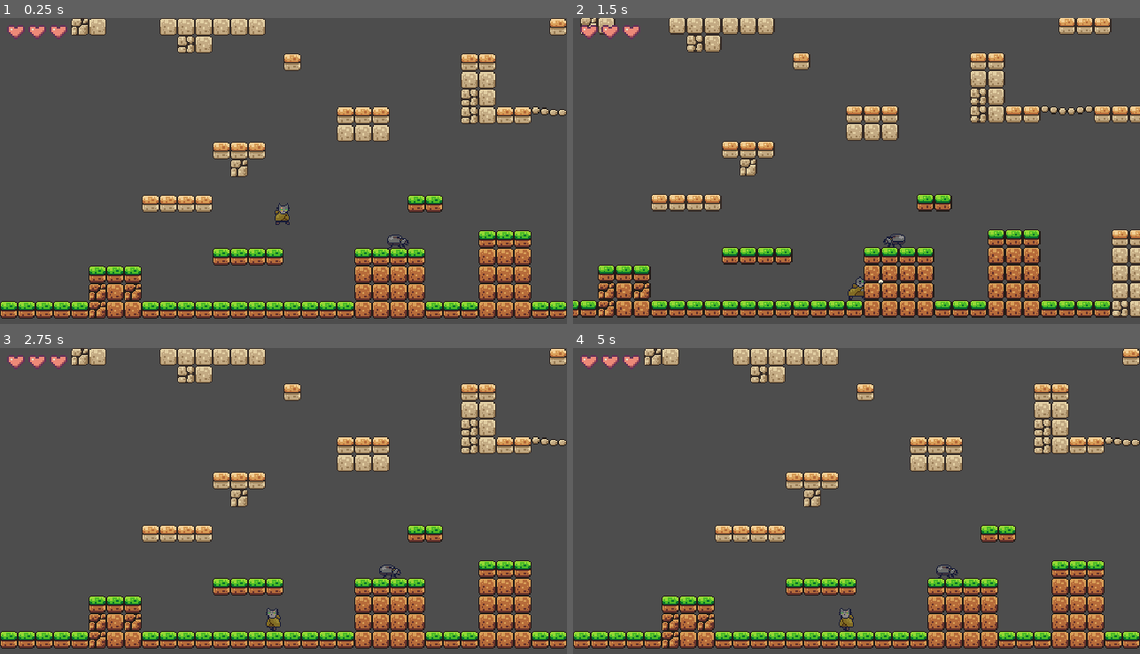
Above: before the commit, frames 1-4 (two rows, left to right).
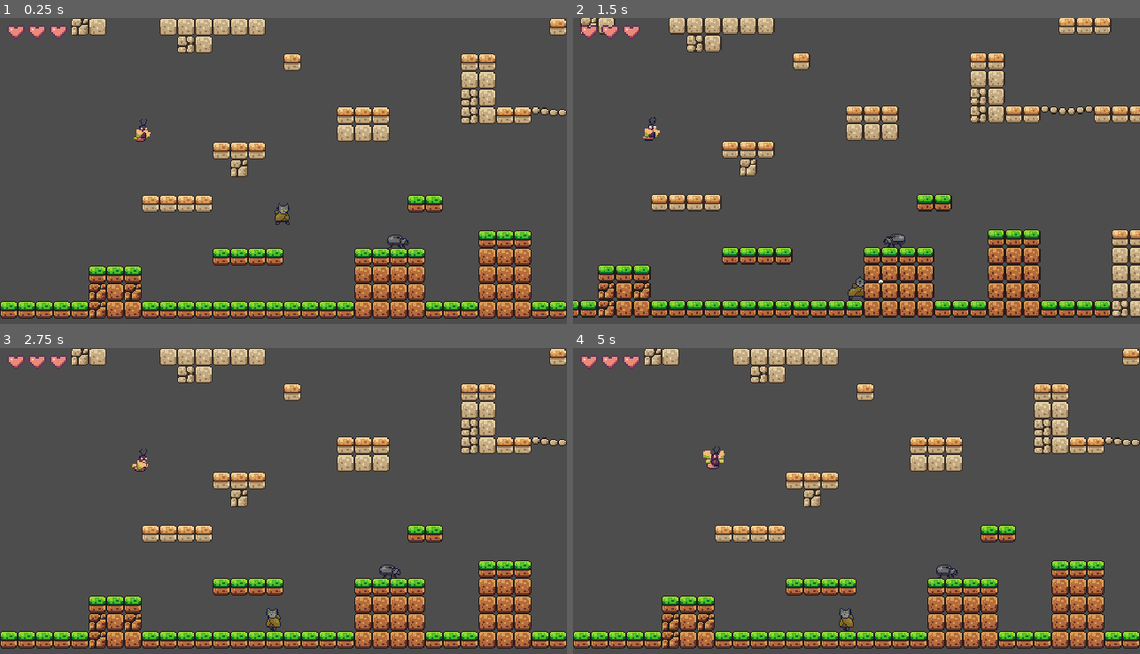
Above: after the commit, the same moments.

Repository: Peter-Bel/game-project-cat
Game: Godot game, scene res://Scenes/ScenesDefault/scene_right.tscn
Same seed, same stepped clock (60 frames per second), same inputs: the game is played once before the commit and once after it.
Inputs:
- Up to frame 1 (0.25 s): no input
- Up to frame 2 (1.5 s): hold D (right) from 0.53 s (still down); tap J (attack) at 0.6, 1.35 s; tap Space (jump) at 0.77 s
- Up to frame 3 (2.75 s): tap Space (jump) at 1.52 s; release D (right) at 2.03 s; hold A (left) from 2.03 s (still down); tap J (attack) at 2.1 s
- Up to frame 4 (5 s): release A (left) at 2.78 s; hold D (right) 2.78-4.28 s; tap J (attack) at 2.85, 3.6, 4.35 s; tap Space (jump) at 3.02, 3.77, 4.52 s; hold A (left) from 4.28 s (still down)

The runs differ from the first frame. In frame 1, 0.1% of the frame differs, in the area x 23-27%, y 32-41%; in frame 2, 0.1%; in frame 3, less than 0.1%; in frame 4, 0.2%, in the area x 22-27%, y 32-40%.

Commit message:
Flying Enemy In Progress

Diff:
--- a/catastrophe(draft)/Scenes/ScenesDefault/default.tscn
+++ b/catastrophe(draft)/Scenes/ScenesDefault/default.tscn
@@ -7,7 +7,6 @@
 [ext_resource type="PackedScene" uid="uid://co111w4esd0op" path="res://Nodes/scene_collision.tscn" id="5_e6r0x"]
 [ext_resource type="PackedScene" uid="uid://caersxadafrrv" path="res://Assets/PlayerAssets/heart_container.tscn" id="6_bfx3a"]
 [ext_resource type="PackedScene" uid="uid://db3ey5xotuejn" path="res://Nodes/Enemies/enemy_1.tscn" id="7_flwdu"]
-[ext_resource type="PackedScene" uid="uid://bfvigi3qdefpo" path="res://Nodes/Enemies/flying_enemy.tscn" id="8_n1gpp"]
 
 [sub_resource type="TileSetAtlasSource" id="TileSetAtlasSource_xe0gy"]
 texture = ExtResource("3_hj5t5")
@@ -221,9 +220,6 @@
 [node name="Enemy1" parent="." instance=ExtResource("7_flwdu")]
 position = Vector2(-142, -11)
 
-[node name="FlyingEnemy" parent="Enemy1" instance=ExtResource("8_n1gpp")]
-position = Vector2(253, 3)
-
 [editable path="Player/Camera"]
 [editable path="Doors/Door_L"]
 [editable path="Doors/Door_R"]
--- a/catastrophe(draft)/Scenes/ScenesDefault/scene_right.tscn
+++ b/catastrophe(draft)/Scenes/ScenesDefault/scene_right.tscn
@@ -6,6 +6,7 @@
 [ext_resource type="Texture2D" uid="uid://ccpih8645yd7u" path="res://Assets/WorldAssets/world_tileset.png" id="3_icrpp"]
 [ext_resource type="PackedScene" uid="uid://co111w4esd0op" path="res://Nodes/scene_collision.tscn" id="4_581nq"]
 [ext_resource type="PackedScene" uid="uid://db3ey5xotuejn" path="res://Nodes/Enemies/enemy_1.tscn" id="6_icrpp"]
+[ext_resource type="PackedScene" uid="uid://bfvigi3qdefpo" path="res://Nodes/Enemies/flying_enemy.tscn" id="7_78fb5"]
 [ext_resource type="PackedScene" uid="uid://caersxadafrrv" path="res://Assets/PlayerAssets/heart_container.tscn" id="7_581nq"]
 
 [sub_resource type="TileSetAtlasSource" id="TileSetAtlasSource_yw86p"]
@@ -213,6 +214,9 @@
 [node name="Enemy1" parent="Enemies" instance=ExtResource("6_icrpp")]
 position = Vector2(352, 194)
 
+[node name="FlyingEnemy" parent="Enemies" instance=ExtResource("7_78fb5")]
+position = Vector2(127, 97)
+
 [node name="CanvasLayer" type="CanvasLayer" parent="."]
 
 [node name="heartContainer" parent="CanvasLayer" instance=ExtResource("7_581nq")]
Not shown: 1 places in catastrophe(draft)/Scenes/ScenesDefault/default.tscn that only renumber resources
Not shown: 1 places in catastrophe(draft)/Scenes/ScenesDefault/scene_right.tscn that only renumber resources
